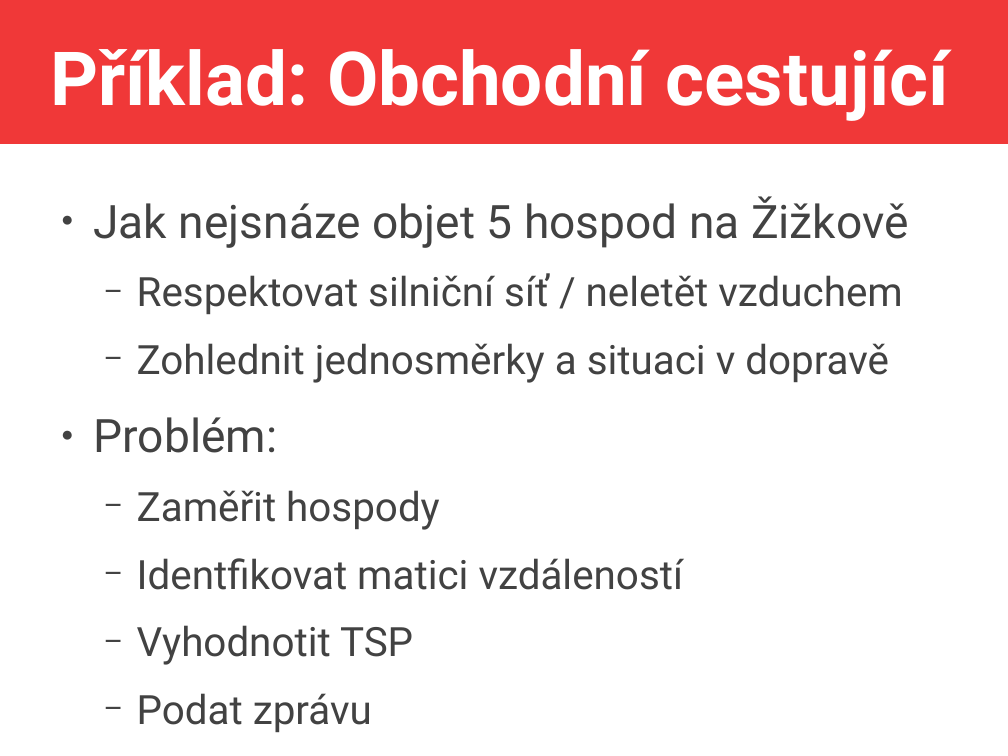
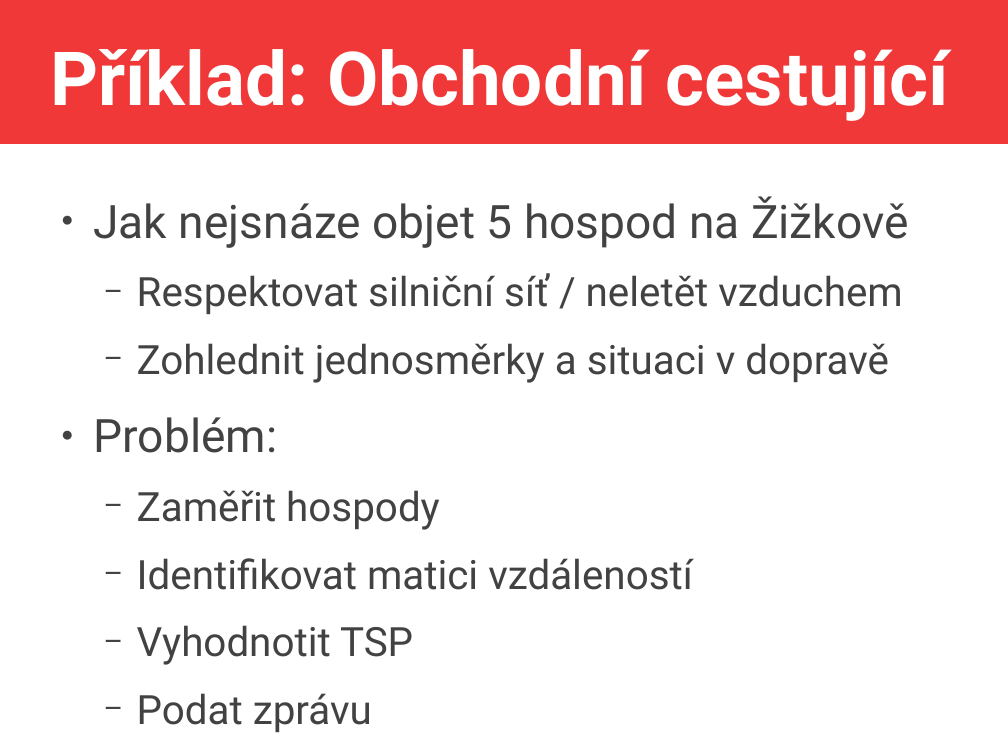
Before and after one commit to jlacko/4EK418, a slide deck: slide 8 of prez/6 - základní statistika.odp. Drawn at 1008x756 pixels with LibreOffice and Linux fonts; fonts in the diff are those of the drawing. Boxes give left, top, right and bottom in pixels: in the first picture for what was removed or moved away, otherwise in the second. Text is boxed around its words. In the diff, an @@ line names an element or a change of style, - is before the commit and + after.

```diff
--- a/prez/6 - základní statistika.odp
+++ b/prez/6 - základní statistika.odp
@@ text at <box>137,558,692,590</box>: text changed @@
-  − Identfikovat matici vzdáleností
+  − Identifikovat matici vzdáleností
```
Also in this commit, not shown: 2 other files.
